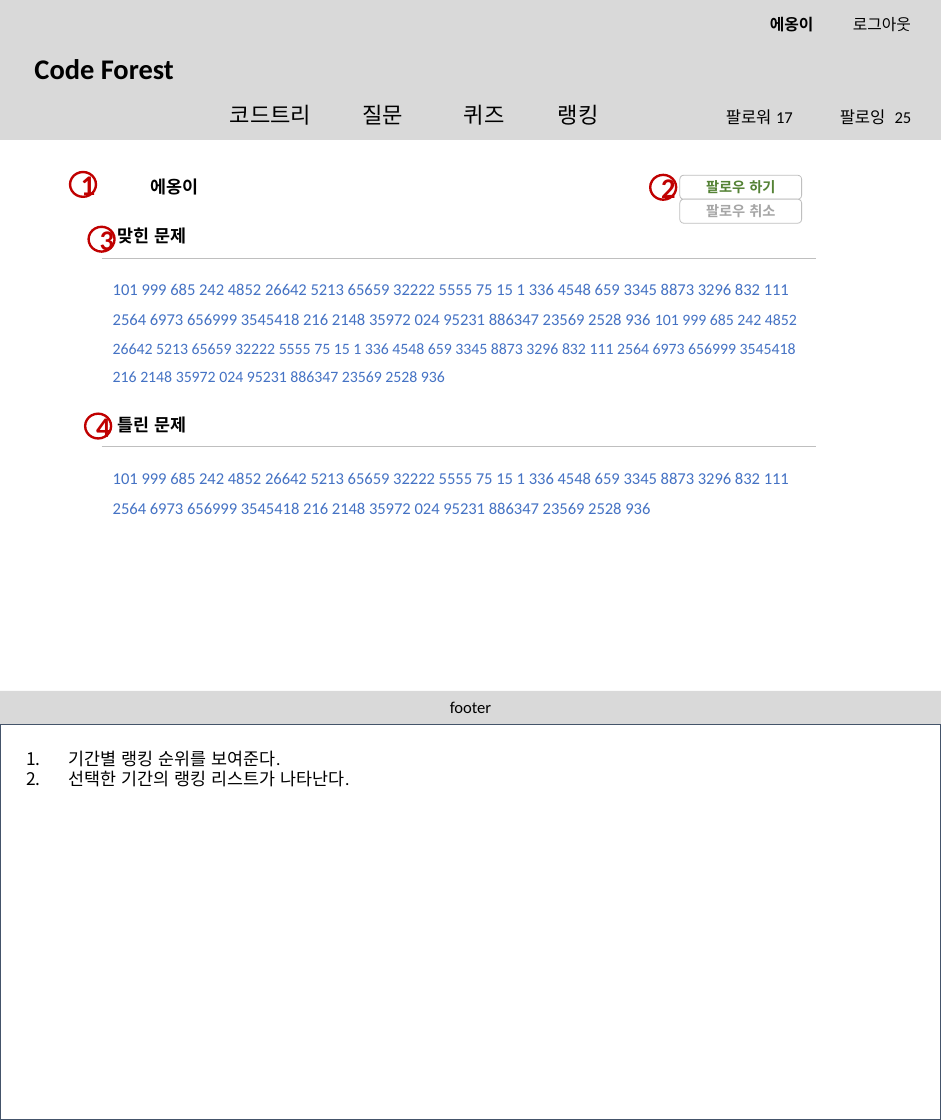
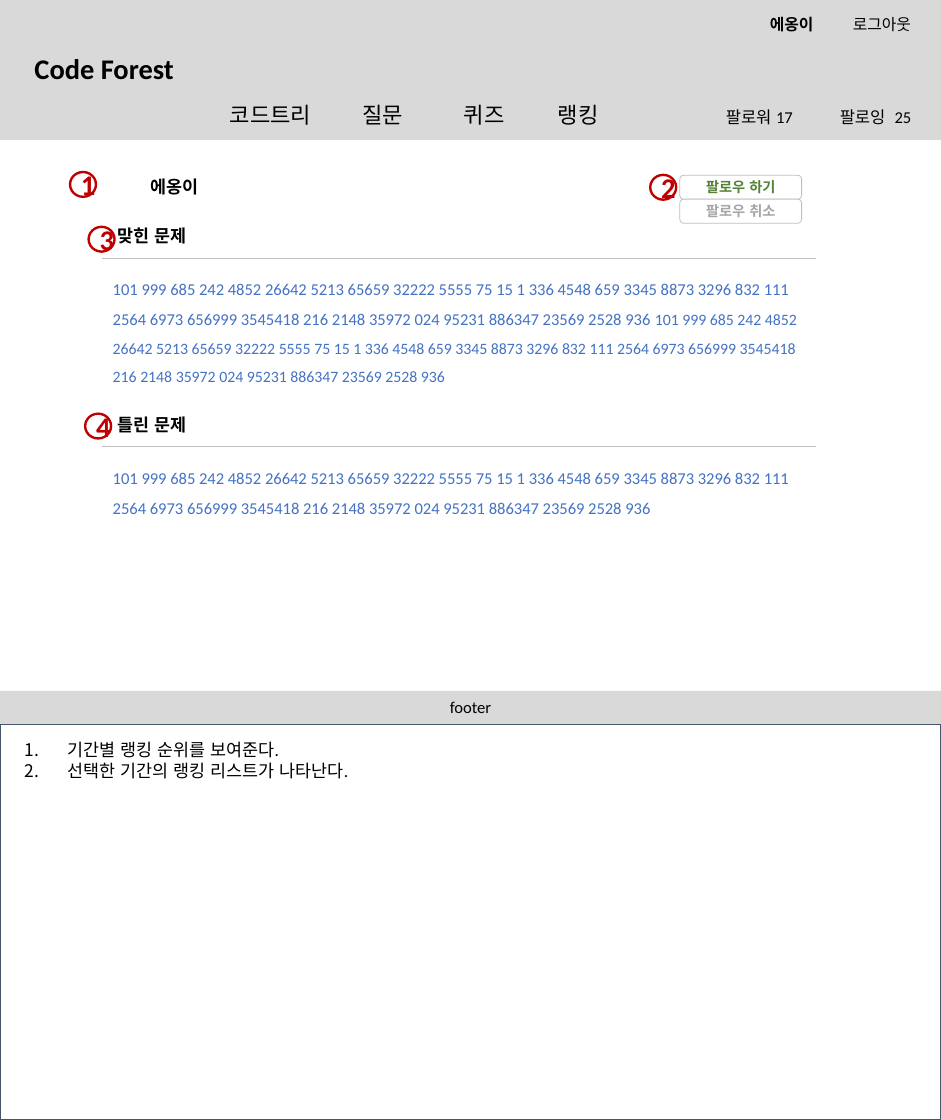
Before and after one commit to btcdd/document, a slide deck: slide 27 of 스토리보드.pptx (slide 17 before the commit). Drawn at 941x1120 pixels with LibreOffice and Linux fonts; fonts in the diff are those of the drawing; background and template pictures are left out. Boxes give left, top, right and bottom in pixels: in the first picture for what was removed or moved away, otherwise in the second. Text is boxed around its words. In the diff, an @@ line names an element or a change of style, - is before the commit and + after.

```diff
--- a/스토리보드.pptx
+++ b/스토리보드.pptx
@@ text "기간별 랭킹 순위를 보여준다." moved from (x1=69, y1=750, x2=350, y2=787) to (x1=67, y1=741, x2=348, y2=779) @@
```
Also in this commit, not shown: 6 other slides changed, 10 slides added.
